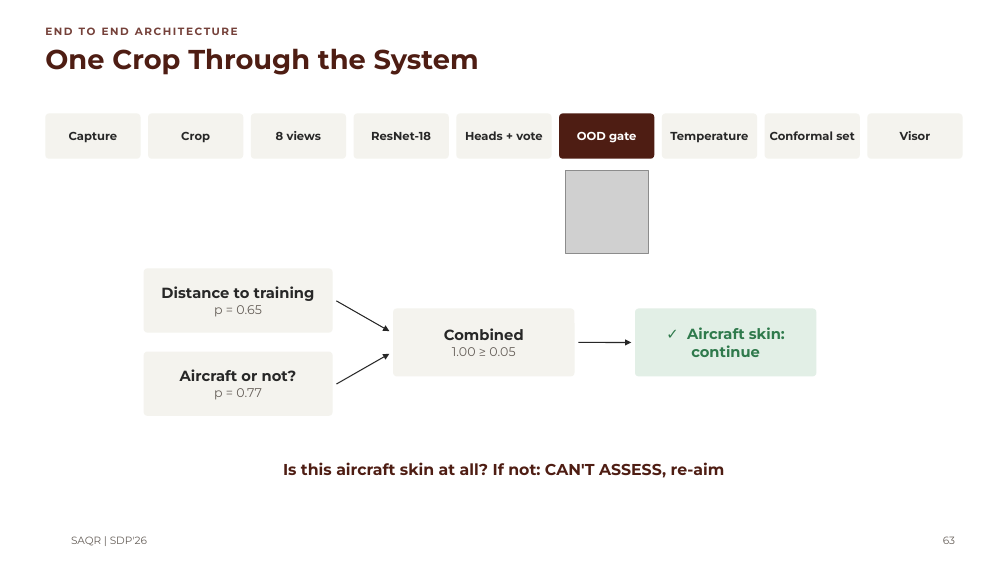
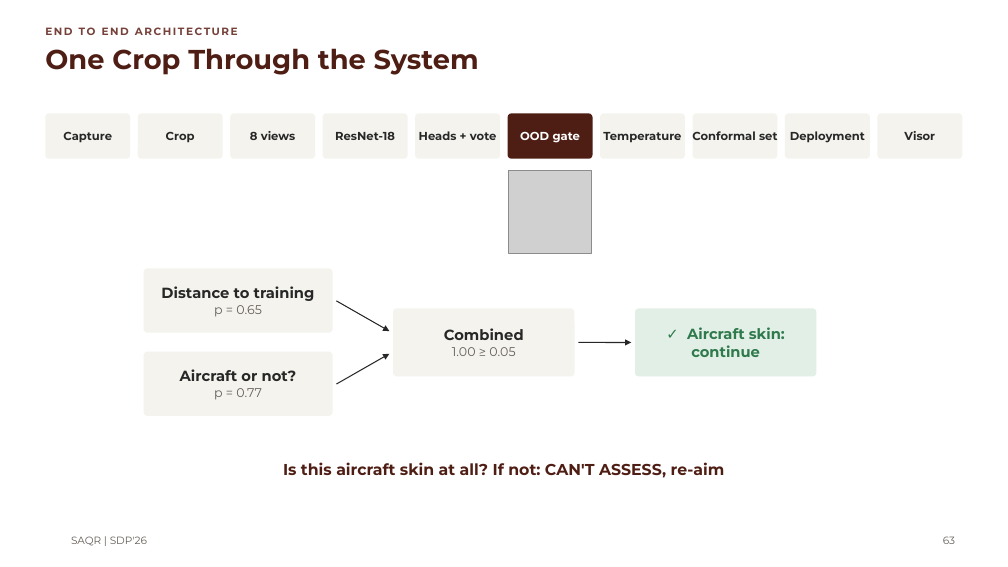
Before and after one commit to MASAR-AUS/SAQR, a slide deck: slide 63 of SAQR CMP490 Presentation.pptx. Drawn at 1008x567 pixels with LibreOffice and Linux fonts; fonts in the diff are those of the drawing; grey boxes stand for pictures; background and template pictures are left out. Boxes give left, top, right and bottom in pixels: in the first picture for what was removed or moved away, otherwise in the second. Text is boxed around its words. In the diff, an @@ line names an element or a change of style, - is before the commit and + after.

```diff
--- a/SAQR CMP490 Presentation.pptx
+++ b/SAQR CMP490 Presentation.pptx
@@ text "Capture": place and size @@
-text "Capture" at (69, 132, 118, 143)
+text "Capture" at (63, 132, 112, 143)
@@ rounded rectangle: place and size @@
-rounded rectangle at (45, 113, 141, 159)
+rounded rectangle at (45, 113, 130, 159)
@@ text "Crop": place and size @@
-text "Crop" at (181, 132, 210, 143)
+text "Crop" at (166, 132, 195, 143)
@@ rounded rectangle: place and size @@
-rounded rectangle at (148, 113, 243, 159)
+rounded rectangle at (138, 113, 222, 159)
@@ text "8 views": place and size @@
-text "8 views" at (276, 131, 322, 140)
+text "8 views" at (250, 131, 296, 140)
@@ rounded rectangle: place and size @@
-rounded rectangle at (251, 113, 346, 159)
+rounded rectangle at (231, 113, 315, 159)
@@ text "ResNet-18": place and size @@
-text "ResNet-18" at (371, 132, 431, 140)
+text "ResNet-18" at (335, 132, 395, 140)
@@ rounded rectangle: place and size @@
-rounded rectangle at (354, 113, 449, 159)
+rounded rectangle at (323, 113, 408, 159)
@@ text "Heads + vote": place and size @@
-text "Heads + vote" at (465, 131, 542, 140)
+text "Heads + vote" at (419, 131, 496, 140)
@@ rounded rectangle: place and size @@
-rounded rectangle at (457, 113, 552, 159)
+rounded rectangle at (415, 113, 500, 159)
@@ text "OOD gate": place and size @@
-text "OOD gate" at (577, 131, 636, 143)
+text "OOD gate" at (520, 131, 580, 143)
@@ rounded rectangle: place and size @@
-rounded rectangle at (560, 113, 655, 159)
+rounded rectangle at (507, 113, 592, 159)
@@ text "Temperature": place and size @@
-text "Temperature" at (670, 132, 748, 143)
+text "Temperature" at (603, 132, 681, 143)
@@ rounded rectangle: place and size @@
-rounded rectangle at (662, 113, 758, 159)
+rounded rectangle at (600, 113, 685, 159)
@@ text "Conformal set": place and size @@
-text "Conformal set" at (770, 131, 854, 140)
+text "Conformal set" at (692, 131, 777, 140)
@@ rounded rectangle: place and size @@
-rounded rectangle at (765, 113, 860, 159)
+rounded rectangle at (693, 113, 777, 159)
@@ rounded rectangle added at (785, 113, 870, 159), fill #F4F3EE @@
@@ text "Visor": place and size @@
-text "Visor" at (900, 131, 931, 140)
+text "Visor" at (904, 131, 935, 140)
@@ rounded rectangle: place and size @@
-rounded rectangle at (867, 113, 963, 159)
+rounded rectangle at (878, 113, 963, 159)
@@ text added at (790, 131, 865, 143), 11 pt, text #272727, bold @@
+Deployment
@@ picture: place and size @@
-picture at (566, 170, 649, 253)
+picture at (509, 170, 592, 253)
```
Also in this commit, not shown: 9 other slides changed.
